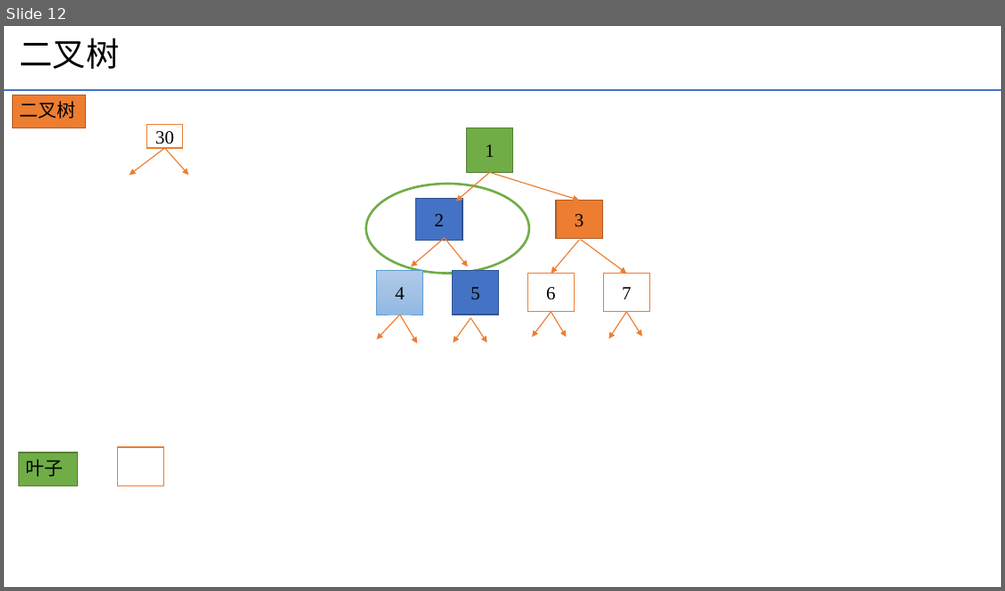
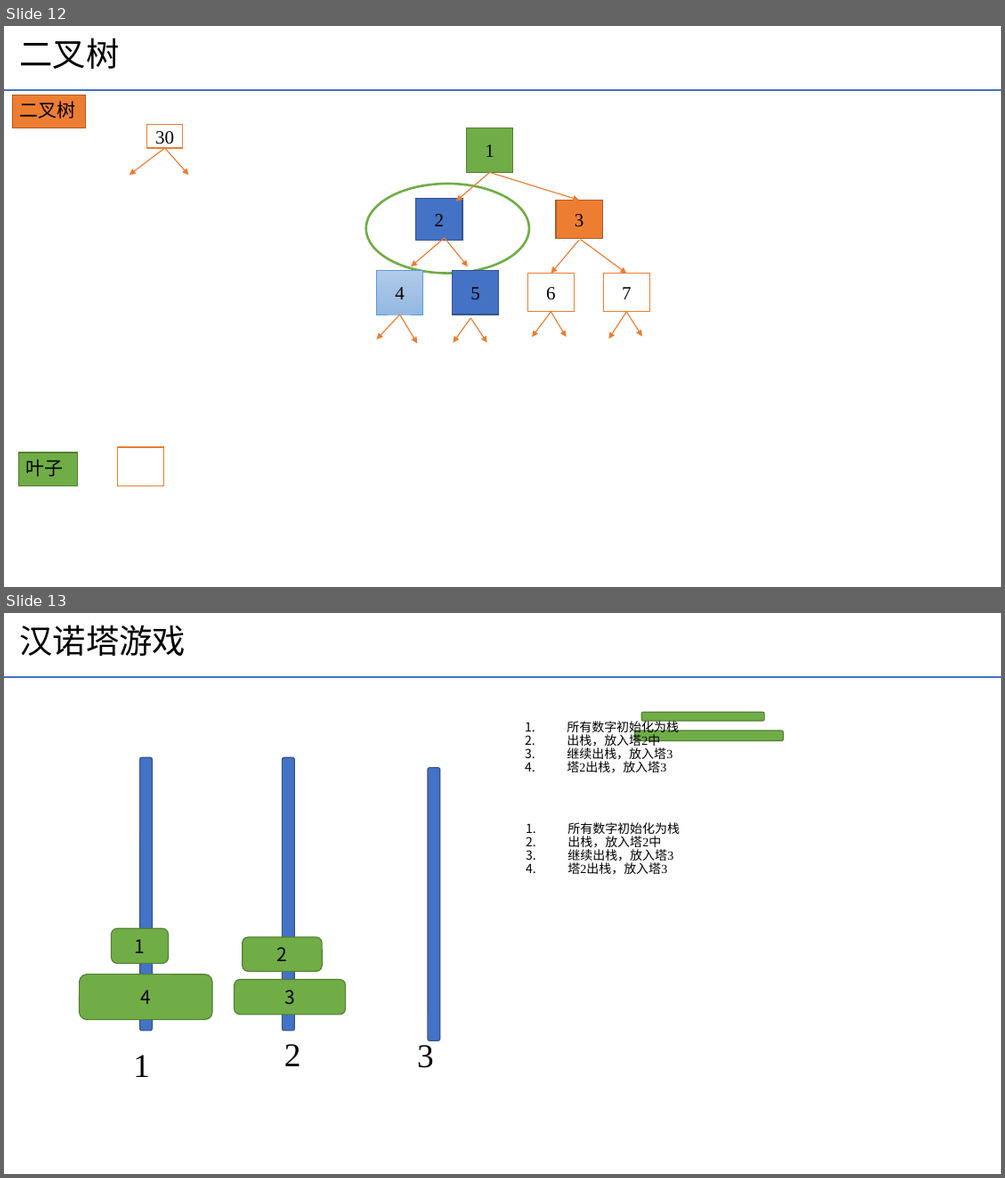
Before and after one commit to yechong316/Python-function, a slide deck: 线性表/数据结构可视化辅助理解，便于代码开发.pptx. Shown one above the other, each under a label of ours: slide 12 before the commit, slides 12 and 13 after it. The pictures are 1005x591 and 1005x1178 pixels, drawn with LibreOffice and Linux fonts; fonts in the diff are those of the drawing. Boxes give left, top, right and bottom in pixels: in the first picture for what was removed or moved away, otherwise in the second. Text is boxed around its words. In the diff, an @@ line names an element or a change of style, - is before the commit and + after.

```diff
--- a/线性表/数据结构可视化辅助理解，便于代码开发.pptx
+++ b/线性表/数据结构可视化辅助理解，便于代码开发.pptx
@@ slide 13 added at (4,613,1001,1174), background #FFFFFF; not listed: 1 template element that a slide beside it also shows @@
@@ title added at (20,625,186,656), 32 pt, text #000000 @@
+汉诺塔游戏
@@ text added at (566,719,679,773), 12 pt, text #000000 @@
+1. 所有数字初始化为栈
+2. 出栈，放入塔2中
+3. 继续出栈，放入塔3
+4. 塔2出栈，放入塔3
@@ rounded rectangle added at (642,713,764,722), fill #70AD47, outline #538035 1 pt @@
@@ rounded rectangle added at (634,730,783,741), fill #70AD47, outline #538035 1 pt @@
@@ rounded rectangle added at (140,757,153,1030), fill #4472C4, outline #325491 1 pt @@
@@ rounded rectangle added at (283,757,295,1030), fill #4472C4, outline #325491 1 pt @@
@@ rounded rectangle added at (428,768,441,1041), fill #4472C4, outline #325491 1 pt @@
@@ text added at (567,822,680,875), 12 pt, text #000000 @@
+1. 所有数字初始化为栈
+2. 出栈，放入塔2中
+3. 继续出栈，放入塔3
+4. 塔2出栈，放入塔3
@@ rounded rectangle added at (112,929,169,964), fill #70AD47, outline #538035 1 pt, 18 pt, text #000000 @@
+1
@@ rounded rectangle added at (243,937,323,971), fill #70AD47, outline #538035 1 pt, 18 pt, text #000000 @@
+2
@@ rounded rectangle added at (80,974,212,1020), fill #70AD47, outline #538035 1 pt, 18 pt, text #000000 @@
+4
@@ rounded rectangle added at (235,980,346,1014), fill #70AD47, outline #538035 1 pt, 18 pt, text #000000 @@
+3
@@ text added at (133,1054,150,1077), 32 pt, text #000000 @@
+1
@@ text added at (284,1044,301,1066), 32 pt, text #000000 @@
+2
@@ text added at (417,1045,434,1068), 32 pt, text #000000 @@
+3
```
Also in this commit, not shown: 4 other files.
